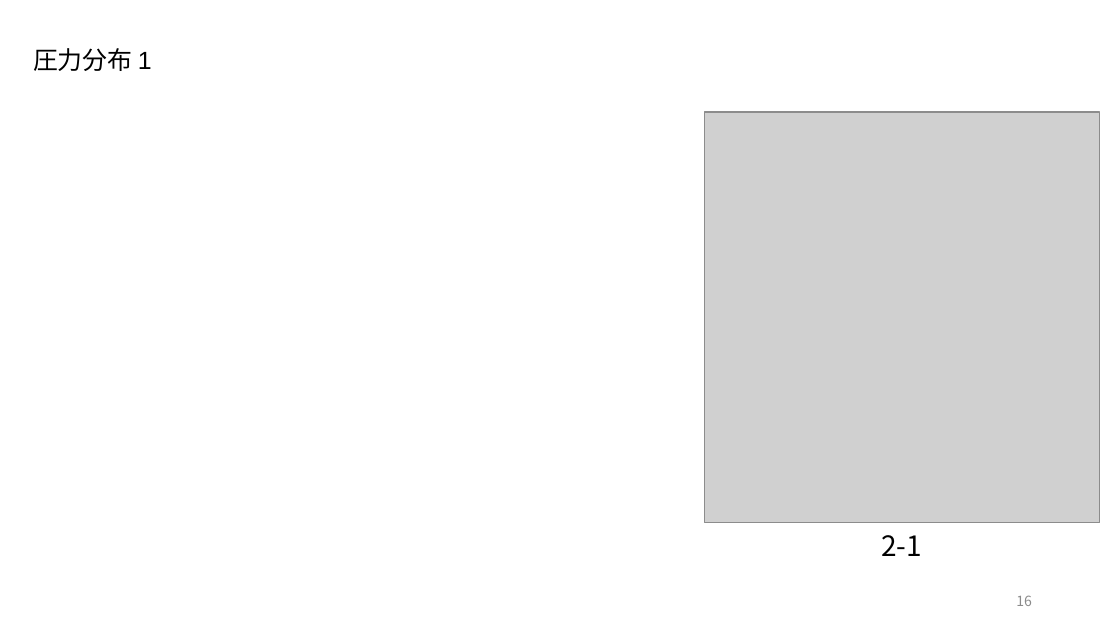
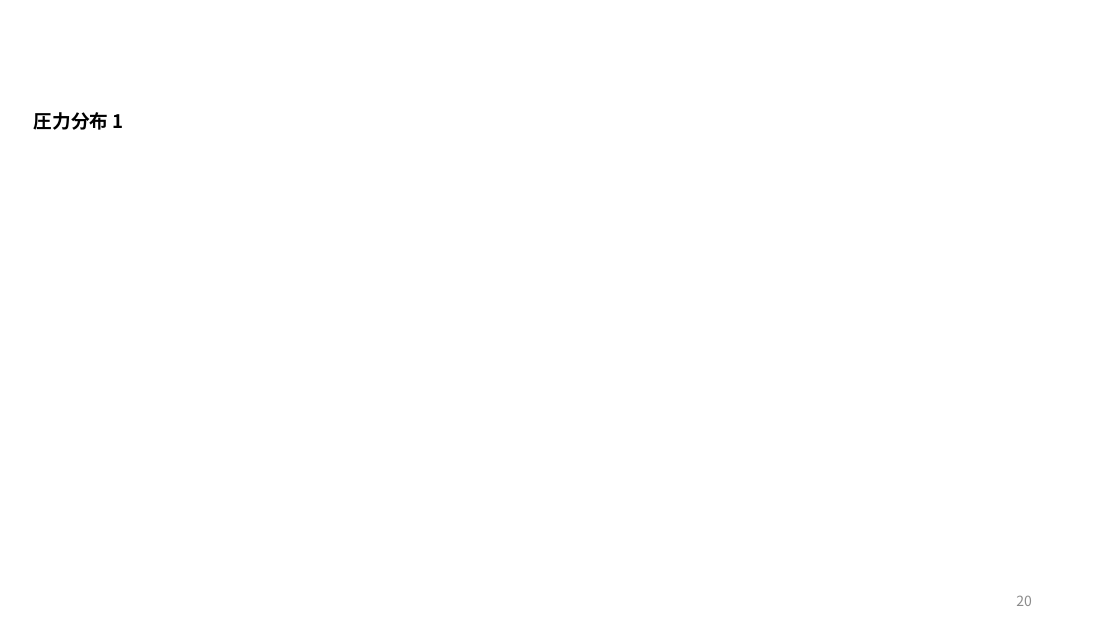
Before and after one commit to akmiccom/markdown_powerpoint, a slide deck: slide 20 of Basics_of_Fluid_Mechanics/Basics_of_Fluid_Mechanics.pptx (slide 16 before the commit). Drawn at 1120x630 pixels with LibreOffice and Linux fonts; fonts in the diff are those of the drawing; grey boxes stand for pictures; background and template pictures are left out. Boxes give left, top, right and bottom in pixels: in the first picture for what was removed or moved away, otherwise in the second. Text is boxed around its words. In the diff, an @@ line names an element or a change of style, - is before the commit and + after.

```diff
--- a/Basics_of_Fluid_Mechanics/Basics_of_Fluid_Mechanics.pptx
+++ b/Basics_of_Fluid_Mechanics/Basics_of_Fluid_Mechanics.pptx
@@ text "圧力分布 1": place and size @@
-text "圧力分布 1" at bbox=[33, 48, 152, 71]
+text "圧力分布 1" at bbox=[34, 112, 124, 130]
@@ text "圧力分布 1" at bbox=[34, 112, 124, 130]: size 16 to 12 pt, font Arial to Noto Sans CJK JP, bold on; more space between paragraphs; vertical alignment bottom to top @@
@@ picture removed at bbox=[704, 112, 1100, 523] @@
@@ text removed at bbox=[881, 535, 922, 556] @@
-2-1
@@ page number at bbox=[1016, 595, 1032, 606]: text changed @@
-16
+20
```
Also in this commit, not shown: 14 other slides changed, 19 slides added, 9 slides removed, 2 other files.
